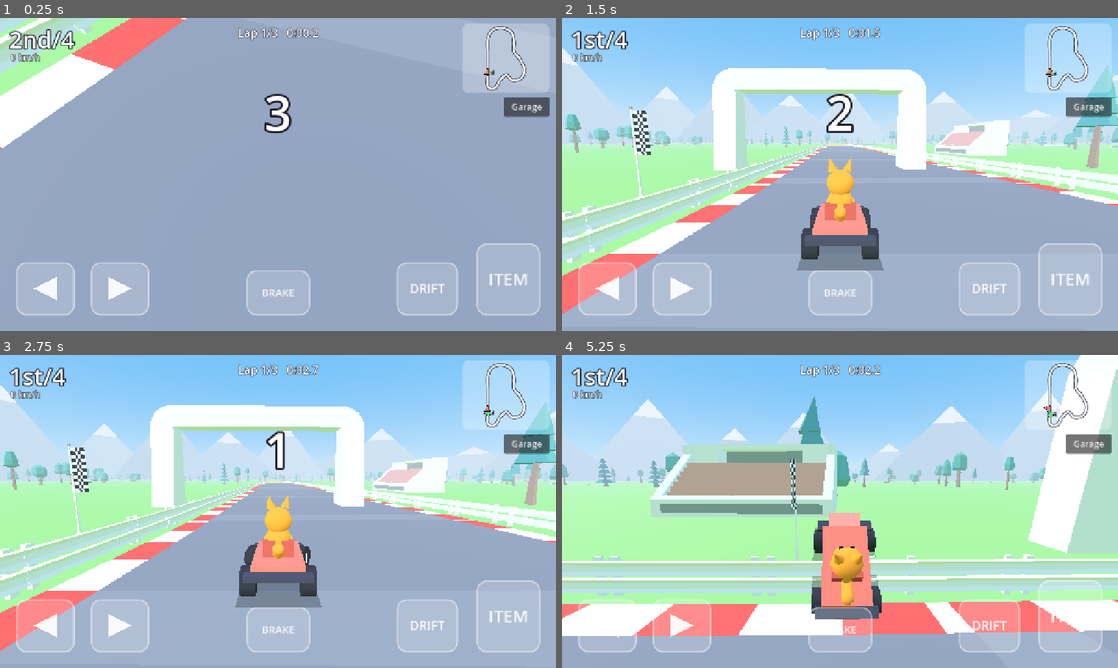
Above: before the commit, frames 1-4 (two rows, left to right).
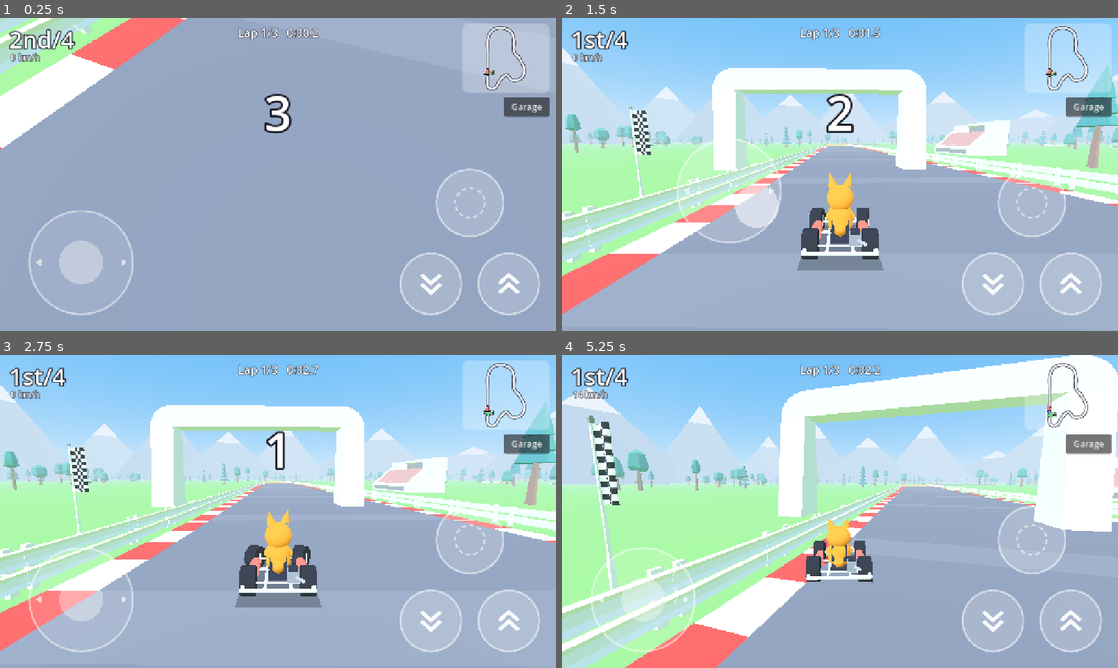
Above: after the commit, the same moments.

Repository: lukechn99/games
Game: Godot game, scene res://scenes/main.tscn
Same seed, same stepped clock (60 frames per second), same inputs: the game is played once before the commit and once after it.
Inputs (mouse positions are in pixels of both pictures, inside the frame that each line leads up to):
- Up to frame 1 (0.25 s): no input
- Up to frame 2 (1.5 s): tap Enter at 0.5 s; move the mouse to (962, 158) at 0.52 s; hold D (steer_right) 0.53-1.25 s; hold Shift (drift) 0.53-1.25 s; click (962, 158) at 0.67 s; tap Space at 0.77 s; tap W (gas) at 0.8 s; drag from (728, 190) to (812, 237) at 1.27 s
- Up to frame 3 (2.75 s): move the mouse to (333, 442) at 2.02 s; hold D (steer_right) from 2.03 s (still down); hold Shift (drift) from 2.03 s (still down); tap E (item) at 2.1 s
- Up to frame 4 (5.25 s): release D (steer_right) at 2.75 s; release Shift (drift) at 2.75 s; drag from (812, 574) to (673, 464) at 2.77 s; move the mouse to (1006, 558) at 3.52 s; hold A (steer_left) 3.53-4.25 s; hold W (gas) 3.53-4.25 s; tap Space at 3.77 s; tap E (item) at 3.8 s; drag from (673, 464) to (756, 433) at 4.27 s; move the mouse to (867, 511) at 5.02 s; hold S (brake) from 5.03 s (still down); hold W (gas) from 5.03 s (still down); tap Enter at 5.1 s; click (867, 511) at 5.17 s

The runs differ from the first frame. In frame 1, 3.5% of the frame differs, in the area x 2-98%, y 48-96%; in frame 2, 5.8%; in frame 3, 4.9%; in frame 4, 60%, in the area x 0-100%, y 0-100%.

Commit message:
Kart racer: tube-frame go-karts, joystick + gas/brake touch controls
- Karts rebuilt as go-karts: metal tube rails and bumpers, nose fairing,
  side pods, engine and exhaust; four distinct chassis styles.
- Phone controls: floating joystick (left, hidden when tilting), equal
  gas and brake buttons with chevron icons, ability button above.
- No drift button: hold brake while steering at speed to drift; release
  fires the boost. Auto gas now off by default.
- ?showroom view to review every chassis side by side.

Co-Authored-By: Claude Opus 5.5 <noreply@anthropic.com>
Claude-Session: https://claude.ai/code/session_01KfLUHNsrhXFzoqocSTpJTD

Diff:
--- a/racing/scripts/input/controls.gd
+++ b/racing/scripts/input/controls.gd
@@ -9,13 +9,13 @@
 const TILT_FULL_LOCK := 30.0  # degrees for full steering
 
 var scheme := Scheme.AUTO
-var auto_gas := true          # on by default for touch and tilt
+var auto_gas := false         # optional assist; phones have a gas button
 var tilt_full_lock := TILT_FULL_LOCK
 var tilt_trim := 0.0          # degrees, for people who hold their phone slightly tilted
 var shake_level := 1.0        # 1 full, 0.5 gentle, 0 off
 
 ## Touch buttons write here (see touch_controls.gd).
-var touch := {"left": false, "right": false, "brake": false, "drift": false, "gas": false, "item": false}
+var touch := {"steer": 0.0, "brake": false, "gas": false, "item": false}
 
 var _tilt_smoothed := 0.0
 
@@ -62,11 +62,7 @@
 
 ## The current controls for the player's kart.
 func read(delta: float) -> Dictionary:
-	var steer := Input.get_axis("steer_left", "steer_right")
-	if touch["left"]:
-		steer -= 1.0
-	if touch["right"]:
-		steer += 1.0
+	var steer := Input.get_axis("steer_left", "steer_right") + float(touch["steer"])
 	if scheme == Scheme.TILT:
 		var tilt := tilt_steer(delta)
 		if absf(tilt) > absf(steer):
@@ -83,7 +79,7 @@
 		"steer": clampf(steer, -1.0, 1.0),
 		"throttle": gas,
 		"brake": brake,
-		"drift": Input.is_action_pressed("drift") or touch["drift"],
+		"drift": Input.is_action_pressed("drift"),
 		"item": Input.is_action_just_pressed("item") or touch["item"],
 	}
 
--- a/racing/scripts/input/player_driver.gd
+++ b/racing/scripts/input/player_driver.gd
@@ -13,6 +13,13 @@
 
 func _physics_process(delta: float) -> void:
 	var c := Controls.read(delta)
+	# No drift button on phones: holding brake while steering at speed starts
+	# a drift (and keeps it going), and letting go fires the boost.
+	var steering := absf(float(c["steer"])) > 0.35
+	if float(c["brake"]) > 0.5 and (kart.drifting or (steering and kart.speed > Kart.DRIFT_MIN_SPEED)):
+		c["drift"] = true
+		c["brake"] = 0.0
+		c["throttle"] = 1.0
 	if locked:
 		c["throttle"] = 0.0
 		c["drift"] = false
--- a/racing/scripts/kart/kart_visual.gd
+++ b/racing/scripts/kart/kart_visual.gd
@@ -103,23 +103,22 @@
 	var color: Color = ch["color"]
 	var body_y := size.y * 0.5 + 0.05
 
-	# Chassis: a rounded tub, a nose, a seat and a steering wheel.
-	_mesh(_box(Vector3(size.x * 0.82, size.y * 0.55, size.z * 0.9)), color, self, Vector3(0, body_y, 0))
-	_mesh(_box(Vector3(size.x * 0.6, size.y * 0.35, size.z * 0.25)), color.lightened(0.15), self, Vector3(0, body_y + 0.02, -size.z * 0.52))
-	_mesh(_box(Vector3(size.x * 1.02, 0.12, 0.25)), Color(0.2, 0.2, 0.24), self, Vector3(0, body_y - 0.05, -size.z * 0.5))  # front bumper
-	_mesh(_box(Vector3(size.x * 1.02, 0.12, 0.25)), Color(0.2, 0.2, 0.24), self, Vector3(0, body_y - 0.05, size.z * 0.5))   # rear bumper
-	_mesh(_box(Vector3(size.x * 0.5, 0.35, 0.12)), color.darkened(0.25), self, Vector3(0, body_y + 0.32, size.z * 0.18))   # seat back
+	# Chassis: a go-kart built from metal tubes with aerodynamic bodywork
+	# (nose fairing, side pods, rear bumper). Every piece is placed from the
+	# chassis's own wheel mounts, so wheels and driver always line up (5.5).
+	var seat := _build_frame(kart.chassis_id, color)
 	var column := Node3D.new()
-	column.position = Vector3(0, body_y + 0.3, -size.z * 0.12)
-	column.rotation.x = deg_to_rad(-55)
+	column.position = seat["wheel_at"]
+	column.rotation.x = deg_to_rad(-60)
 	add_child(column)
 	var wheel_mesh := TorusMesh.new()
-	wheel_mesh.inner_radius = 0.11
-	wheel_mesh.outer_radius = 0.15
+	wheel_mesh.inner_radius = 0.1
+	wheel_mesh.outer_radius = 0.14
 	wheel_mesh.rings = 12
 	wheel_mesh.ring_segments = 6
 	_wheel_ring = _mesh(wheel_mesh, Color(0.15, 0.15, 0.18), column)
-	# Item rack at the back (design doc 6.1 option B): empty for now.
+	_mesh(_box(Vector3(0.12, 0.03, 0.06)), Color(0.15, 0.15, 0.18), _wheel_ring)
+	body_y = seat["y"]
 
 	# Boost flame and drift sparks, hidden until needed.
 	_boost_flame = _mesh(_cone(0.18, 0.6), Color(1.0, 0.6, 0.15), self, Vector3(0, body_y, size.z * 0.6), Vector3.ONE, Vector3(-PI / 2, 0, 0))
@@ -153,7 +152,126 @@
 				_mesh(_box(Vector3(width * 1.05, 0.06, 0.08)), tire_color.lightened(0.25), spin, Vector3(0, cos(a) * r, sin(a) * r), Vector3.ONE, Vector3(a, 0, 0))
 		_wheels.append(pivot)
 
-	_build_driver(body_y + 0.12, size)
+	_build_driver(body_y, size, seat["z"])
+
+
+const METAL := Color(0.78, 0.8, 0.84)
+const DARK := Color(0.16, 0.16, 0.2)
+
+
+## A metal tube from a to b.
+func _tube(a: Vector3, b: Vector3, r: float, c := METAL, parent: Node3D = self) -> MeshInstance3D:
+	var d := b - a
+	var cyl := CylinderMesh.new()
+	cyl.top_radius = r
+	cyl.bottom_radius = r
+	cyl.height = d.length()
+	cyl.radial_segments = 8
+	cyl.rings = 1
+	var mi := _mesh(cyl, c, parent, (a + b) * 0.5)
+	mi.basis = Basis(Quaternion(Vector3.UP, d.normalized()))
+	return mi
+
+
+## A tube bent through several points (bumpers, nerf bars, roll hoops).
+func _bent(points: Array, r: float, c := METAL) -> void:
+	for i in points.size() - 1:
+		_tube(points[i], points[i + 1], r, c)
+		if i > 0:
+			_mesh(_sphere(r, 4, 6), c, self, points[i])
+
+
+## A smooth tapered shell along -Z: `front` and `back` radii, squashed to `w` by `h`.
+func _fairing(center: Vector3, length: float, front: float, back: float, w: float, h: float, c: Color) -> MeshInstance3D:
+	var cyl := CylinderMesh.new()
+	cyl.top_radius = front
+	cyl.bottom_radius = back
+	cyl.height = length
+	cyl.radial_segments = 14
+	cyl.rings = 2
+	var mi := _mesh(cyl, c, self, center)
+	mi.basis = Basis(Vector3.RIGHT, -PI / 2) * Basis.from_scale(Vector3(w, 1.0, h))
+	return mi
+
+
+## Builds the frame and bodywork for one chassis style. Returns where the
+## driver sits and where the steering wheel goes.
+func _build_frame(style: String, color: Color) -> Dictionary:
+	var fl := kart.wheel_mount(0)
+	var rr := kart.wheel_mount(3)
+	var tx := absf(fl.x)          # half track
+	var fz := fl.z                # front axle (negative)
+	var rz := rr.z                # rear axle
+	var y := fl.y - (Kart.SUSPENSION_TRAVEL * 0.6)  # wheel-centre height at rest
+	var low := y - 0.05           # frame rails sit just below the axles
+	var rail_x := tx * 0.42
+	var tube := 0.035
+	var paint := color
+	var accent := color.lightened(0.35)
+
+	# Main rails and cross tubes.
+	_bent([Vector3(-rail_x, low, rz + 0.1), Vector3(-rail_x, low, fz - 0.05), Vector3(-rail_x * 0.55, low, fz - 0.3)], tube)
+	_bent([Vector3(rail_x, low, rz + 0.1), Vector3(rail_x, low, fz - 0.05), Vector3(rail_x * 0.55, low, fz - 0.3)], tube)
+	_tube(Vector3(-rail_x * 0.55, low, fz - 0.3), Vector3(rail_x * 0.55, low, fz - 0.3), tube)
+	for z in [fz, (fz + rz) * 0.5, rz]:
+		_tube(Vector3(-tx + 0.1, low, z), Vector3(tx - 0.1, low, z), tube * 0.9)   # axle carriers
+	# Floor tray.
+	_mesh(_box(Vector3(rail_x * 2.0, 0.02, (rz - fz) * 0.8)), DARK, self, Vector3(0, low - 0.02, (fz + rz) * 0.5))
+	# Rear bumper bar wrapping behind the rear wheels.
+	var by := low + 0.06
+	_bent([Vector3(-tx - 0.08, by, rz - 0.05), Vector3(-tx - 0.08, by, rz + 0.45), Vector3(tx + 0.08, by, rz + 0.45), Vector3(tx + 0.08, by, rz - 0.05)], tube * 1.2)
+	_tube(Vector3(-rail_x, low, rz + 0.1), Vector3(-rail_x, by, rz + 0.45), tube)
+	_tube(Vector3(rail_x, low, rz + 0.1), Vector3(rail_x, by, rz + 0.45), tube)
+	# Front bumper loop under the nose.
+	_bent([Vector3(-tx * 0.7, low + 0.02, fz - 0.15), Vector3(-tx * 0.45, low + 0.02, fz - 0.55), Vector3(tx * 0.45, low + 0.02, fz - 0.55), Vector3(tx * 0.7, low + 0.02, fz - 0.15)], tube)
+
+	# Bodywork, aerodynamic shells in the chassis colour.
+	var nose_len := 0.55
+	var pod_len := (rz - fz) * 0.62
+	match style:
+		"soapbox":
+			# A rounded egg-shaped shell over a light frame.
+			var shell := _mesh(_sphere(0.5, 8, 14), paint, self, Vector3(0, low + 0.16, (fz + rz) * 0.5 - 0.15))
+			shell.scale = Vector3(rail_x * 2.4, 0.42, (rz - fz) * 0.95)
+			_mesh(_sphere(0.5, 6, 10), accent, self, Vector3(0, low + 0.16, fz - 0.15), Vector3(rail_x * 1.4, 0.32, 0.5))
+		"hauler":
+			# Chunky: wide boxy pods, double bumpers and a roll hoop.
+			_fairing(Vector3(0, low + 0.12, fz - 0.25), nose_len, 0.22, 0.3, 1.5, 0.55, paint)
+			for side in [-1.0, 1.0]:
+				_fairing(Vector3(side * (tx - 0.02), low + 0.1, (fz + rz) * 0.5), pod_len, 0.16, 0.16, 1.2, 0.8, paint)
+			_bent([Vector3(-tx - 0.12, by + 0.12, rz + 0.5), Vector3(tx + 0.12, by + 0.12, rz + 0.5)], tube * 1.4, DARK)
+			var hoop_z := rz - 0.2
+			_bent([Vector3(-rail_x, low, hoop_z), Vector3(-rail_x * 0.9, low + 0.85, hoop_z + 0.05), Vector3(rail_x * 0.9, low + 0.85, hoop_z + 0.05), Vector3(rail_x, low, hoop_z)], tube * 1.3)
+		"racer":
+			# Long, low and pointy, with a rear wing.
+			_fairing(Vector3(0, low + 0.09, fz - 0.35), nose_len + 0.35, 0.05, 0.26, 1.3, 0.45, paint)
+			for side in [-1.0, 1.0]:
+				_fairing(Vector3(side * (tx - 0.08), low + 0.06, (fz + rz) * 0.5 + 0.05), pod_len, 0.07, 0.15, 1.0, 0.55, paint)
+				_tube(Vector3(side * rail_x * 0.8, low, rz + 0.25), Vector3(side * rail_x * 0.8, low + 0.6, rz + 0.35), tube)
+			_mesh(_box(Vector3(tx * 2.0, 0.04, 0.32)), accent, self, Vector3(0, low + 0.62, rz + 0.38))
+		_:
+			# Classic sprint kart: nose cone, side pods, number plate.
+			_fairing(Vector3(0, low + 0.1, fz - 0.3), nose_len, 0.1, 0.28, 1.35, 0.5, paint)
+			for side in [-1.0, 1.0]:
+				_fairing(Vector3(side * (tx - 0.05), low + 0.08, (fz + rz) * 0.5), pod_len, 0.09, 0.14, 1.1, 0.7, paint)
+	# Number plate on the nose.
+	var plate := _mesh(_sphere(0.11, 4, 10), Color(0.97, 0.97, 0.97), self, Vector3(0, low + 0.28, fz - 0.05), Vector3(1.0, 1.0, 0.25))
+	plate.rotation.x = deg_to_rad(-25)
+
+	# Engine and exhaust at the back (not on the soapbox: it's gravity powered).
+	if style != "soapbox":
+		_mesh(_box(Vector3(0.24, 0.22, 0.28)), Color(0.45, 0.47, 0.52), self, Vector3(rail_x + 0.05, low + 0.15, rz - 0.05))
+		_mesh(_box(Vector3(0.2, 0.06, 0.24)), DARK, self, Vector3(rail_x + 0.05, low + 0.28, rz - 0.05))
+		_bent([Vector3(rail_x + 0.12, low + 0.15, rz + 0.1), Vector3(rail_x + 0.2, low + 0.2, rz + 0.35), Vector3(rail_x + 0.2, low + 0.26, rz + 0.5)], 0.035, Color(0.6, 0.6, 0.64))
+
+	# Bucket seat and the steering column.
+	var seat_z := (fz + rz) * 0.5 + (rz - fz) * 0.12
+	var seat_y := low + 0.08
+	_mesh(_sphere(0.24, 6, 10), DARK, self, Vector3(0, seat_y + 0.08, seat_z + 0.05), Vector3(1.0, 0.55, 1.0))
+	_mesh(_box(Vector3(0.38, 0.42, 0.06)), DARK, self, Vector3(0, seat_y + 0.25, seat_z + 0.2), Vector3.ONE, Vector3(deg_to_rad(-15), 0, 0))
+	var wheel_at := Vector3(0, seat_y + 0.45, seat_z - 0.42)
+	_tube(Vector3(0, low, fz + 0.05), wheel_at, 0.02, DARK)
+	return {"y": seat_y, "z": seat_z, "wheel_at": wheel_at}
 
 
 func _glow(c: Color) -> StandardMaterial3D:
@@ -167,13 +285,13 @@
 
 
 ## The shared base body: a soft bean with a big head, stubby arms and legs.
-func _build_driver(seat_y: float, size: Vector3) -> void:
+func _build_driver(seat_y: float, size: Vector3, seat_z: float) -> void:
 	var d := kart.driver
 	var body_c: Color = d["body"]
 	var belly_c: Color = d["belly"]
 	var s: float = Parts.WEIGHT_SCALE[d["weight"]]
 	_driver = Node3D.new()
-	_driver.position = Vector3(0, seat_y, size.z * 0.08)
+	_driver.position = Vector3(0, seat_y, seat_z)
 	_driver.scale = Vector3.ONE * s
 	add_child(_driver)
 
--- a/racing/scripts/main.gd
+++ b/racing/scripts/main.gd
@@ -47,6 +47,40 @@
 	camera.follow(player_kart)
 	hud.minimap.setup(track, karts, player_kart)
 	start_race()
+	var q := str(JavaScriptBridge.eval("location.search", true)) if OS.has_feature("web") else ""
+	if q.contains("showroom"):
+		_showroom(q)
+
+
+## ?showroom: every chassis side by side, parked, for reviewing the models.
+## Add &tires=knobby or &driver=deer to swap those on all of them.
+func _showroom(q: String) -> void:
+	var tires := "slicks"
+	var driver := "fox"
+	for t in Parts.TIRES:
+		if q.contains("tires=" + t):
+			tires = t
+	for d in Parts.DRIVERS:
+		if q.contains("driver=" + d):
+			driver = d
+	set_process(false)
+	hud.visible = false
+	for c in get_children():
+		if c is BotDriver or c is PlayerDriver:
+			c.queue_free()
+	var ids := Parts.CHASSIS.keys()
+	var base := track.transform_at(60.0)
+	for i in karts.size():
+		var k := karts[i]
+		k.configure(ids[i % ids.size()], tires, driver)
+		(k.get_meta("visual") as KartVisual).rebuild()
+		k.freeze = true
+		k.global_transform = Transform3D(base.basis.rotated(Vector3.UP, 0.6), base.origin + base.basis.x * (float(i) - 1.5) * 3.2 + Vector3.UP * 0.32)
+		k.input = {"steer": 0.0, "throttle": 0.0, "brake": 0.0, "drift": false}
+	camera.set_process(false)
+	camera.global_position = base.origin - base.basis.z * 6.5 + base.basis.x * 1.5 + Vector3.UP * 2.6
+	camera.look_at(base.origin + Vector3.UP * 0.4, Vector3.UP)
+	camera.fov = 52.0
 
 
 func _build_world() -> void:
--- a/racing/scripts/ui/hud.gd
+++ b/racing/scripts/ui/hud.gd
@@ -136,7 +136,7 @@
 	shake.pressed.connect(func():
 		Controls.shake_level = 0.5 if Controls.shake_level == 1.0 else (0.0 if Controls.shake_level == 0.5 else 1.0)
 		shake.text = "Shake: " + {1.0: "full", 0.5: "gentle", 0.0: "off"}[Controls.shake_level])
-	var gas := _button(row2, "Auto gas: on")
+	var gas := _button(row2, "Auto gas: off")
 	gas.pressed.connect(func():
 		Controls.auto_gas = not Controls.auto_gas
 		gas.text = "Auto gas: " + ("on" if Controls.auto_gas else "off")
--- a/racing/scripts/ui/touch_controls.gd
+++ b/racing/scripts/ui/touch_controls.gd
@@ -1,17 +1,25 @@
 class_name TouchControls
 extends Control
-## On-screen buttons for phones (design doc 10.3): brake bottom-left (plus
-## left/right when steering by touch), drift and item bottom-right. Handles
-## several fingers at once and writes straight into Controls.touch.
+## On-screen controls for phones (design doc 10.3):
+## - Left: a joystick for steering (hidden when steering by tilt). It appears
+##   wherever your thumb lands in the left part of the screen.
+## - Right: two equal buttons, brake and gas, with icons instead of words.
+## - Above them: the ability button, showing the held item's icon.
+## Handles several fingers at once and writes into Controls.touch.
 
-var buttons := {}        # name -> Rect2, laid out in _layout()
-var _fingers := {}       # touch index -> button name
-var held_item := ""      # shown on the item button
+var buttons := {}            # "brake" | "gas" | "item" -> Rect2
+var held_item := ""          # item id, drawn as an icon
 var drift_stage := 0
+var _fingers := {}           # touch index -> button name or "stick"
+var _stick_finger := -1
+var _stick_base := Vector2.ZERO
+var _stick_knob := Vector2.ZERO
+var _stick_home := Vector2.ZERO
+var _stick_radius := 80.0
+var _u := 90.0
 
 
 func _ready() -> void:
-	set_anchors_preset(Control.PRESET_FULL_RECT)
 	mouse_filter = Control.MOUSE_FILTER_IGNORE
 	resized.connect(_layout)
 	_layout()
@@ -19,22 +27,28 @@
 
 func _layout() -> void:
 	var s := size
-	var u := clampf(minf(s.x, s.y) * 0.17, 64.0, 130.0)   # button size, at least 64 px
-	var pad := u * 0.3
-	var bottom := s.y - pad - u
+	_u = clampf(minf(s.x, s.y) * 0.2, 64.0, 140.0)   # button size, at least 64 px
+	var pad := _u * 0.28
+	var bottom := s.y - pad - _u
 	buttons.clear()
-	var touch_steer := Controls.scheme != Controls.Scheme.TILT
-	if touch_steer:
-		buttons["left"] = Rect2(pad, bottom, u * 1.1, u)
-		buttons["right"] = Rect2(pad * 2.0 + u * 1.1, bottom, u * 1.1, u)
-		buttons["brake"] = Rect2(s.x * 0.5 - u * 0.6, bottom + u * 0.15, u * 1.2, u * 0.85)
-	else:
-		buttons["brake"] = Rect2(pad, bottom, u * 1.3, u)
-	buttons["item"] = Rect2(s.x - pad - u * 1.2, bottom - u * 0.35, u * 1.2, u * 1.35)
-	buttons["drift"] = Rect2(s.x - pad * 2.0 - u * 2.4, bottom, u * 1.15, u)
-	if not Controls.uses_auto_gas():
-		buttons["gas"] = Rect2(s.x - pad - u * 1.2, bottom - u * 1.6, u * 1.2, u)
+	buttons["gas"] = Rect2(s.x - pad - _u, bottom, _u, _u)
+	buttons["brake"] = Rect2(s.x - pad * 2.0 - _u * 2.0, bottom, _u, _u)
+	var mid: float = ((buttons["gas"] as Rect2).get_center().x + (buttons["brake"] as Rect2).get_center().x) * 0.5
+	buttons["item"] = Rect2(mid - _u * 0.55, bottom - pad - _u * 1.1, _u * 1.1, _u * 1.1)
+	_stick_radius = _u * 0.85
+	_stick_home = Vector2(pad + _stick_radius + _u * 0.2, s.y - pad - _stick_radius)
+	if _stick_finger < 0:
+		_stick_base = _stick_home
+		_stick_knob = _stick_home
 	queue_redraw()
+
+
+func _stick_enabled() -> bool:
+	return Controls.scheme != Controls.Scheme.TILT
+
+
+func _in_stick_zone(p: Vector2) -> bool:
+	return p.x < size.x * 0.45 and p.y > size.y * 0.3
 
 
 func _input(event: InputEvent) -> void:
@@ -47,61 +61,108 @@
 			if b != "":
 				_fingers[t.index] = b
 				get_viewport().set_input_as_handled()
+			elif _stick_enabled() and _stick_finger < 0 and _in_stick_zone(t.position):
+				_stick_finger = t.index
+				_stick_base = t.position
+				_stick_knob = t.position
+				_fingers[t.index] = "stick"
+				get_viewport().set_input_as_handled()
 		else:
+			if t.index == _stick_finger:
+				_stick_finger = -1
+				_stick_base = _stick_home
+				_stick_knob = _stick_home
 			_fingers.erase(t.index)
 		_sync()
 	elif event is InputEventScreenDrag:
 		var d := event as InputEventScreenDrag
-		if _fingers.has(d.index):
-			var b := _button_at(d.position)
-			# Sliding between left and right works without lifting.
-			if b != "" and b != _fingers[d.index] and (b == "left" or b == "right"):
-				_fingers[d.index] = b
-				_sync()
+		if d.index == _stick_finger:
+			var off := d.position - _stick_base
+			if off.length() > _stick_radius:
+				# Let the base follow a thumb that drifts too far.
+				_stick_base += off.normalized() * (off.length() - _stick_radius)
+				off = off.normalized() * _stick_radius
+			_stick_knob = _stick_base + off
+			_sync()
 
 
 func _button_at(p: Vector2) -> String:
 	for name in buttons:
-		if (buttons[name] as Rect2).grow(12.0).has_point(p):
+		if (buttons[name] as Rect2).grow(14.0).has_point(p):
 			return name
 	return ""
 
 
 func _sync() -> void:
-	for k in Controls.touch:
+	for k in ["brake", "gas", "item"]:
 		Controls.touch[k] = false
 	for i in _fingers:
-		Controls.touch[_fingers[i]] = true
+		if _fingers[i] != "stick":
+			Controls.touch[_fingers[i]] = true
+	var x := (_stick_knob.x - _stick_base.x) / _stick_radius
+	Controls.touch["steer"] = 0.0 if absf(x) < 0.12 else clampf((absf(x) - 0.12) / 0.88, 0.0, 1.0) * signf(x)
 	queue_redraw()
 
 
 func _draw() -> void:
-	var font := get_theme_default_font()
-	var labels := {"left": "◀", "right": "▶", "brake": "BRAKE", "drift": "DRIFT", "item": "ITEM", "gas": "GAS"}
+	var white := Color(1, 1, 1, 0.92)
+	if _stick_enabled():
+		var active := _stick_finger >= 0
+		draw_circle(_stick_base, _stick_radius, Color(1, 1, 1, 0.16 if active else 0.1))
+		draw_arc(_stick_base, _stick_radius, 0, TAU, 48, Color(1, 1, 1, 0.5), 3.0, true)
+		draw_circle(_stick_knob, _u * 0.36, Color(1, 1, 1, 0.55 if active else 0.35))
+		# Little left/right hints on the ring.
+		for side in [-1.0, 1.0]:
+			var tip := _stick_base + Vector2(side * (_stick_radius - 14.0), 0)
+			_triangle(tip, Vector2(side, 0), 9.0, Color(1, 1, 1, 0.6))
 	for name in buttons:
 		var r: Rect2 = buttons[name]
 		var down: bool = Controls.touch.get(name, false)
-		var fill := Color(1, 1, 1, 0.38 if down else 0.18)
-		if name == "drift" and drift_stage > 0:
-			fill = [Color(1, 1, 1, 0.3), Color(0.4, 0.75, 1.0, 0.45), Color(1.0, 0.6, 0.2, 0.5), Color(0.85, 0.4, 1.0, 0.55)][drift_stage]
-		draw_style_box(_box(fill), r)
-		if name == "left" or name == "right":
-			var c := r.get_center()
-			var w := r.size.y * 0.22 * (-1.0 if name == "left" else 1.0)
-			draw_colored_polygon(PackedVector2Array([c + Vector2(w, 0), c + Vector2(-w, -absf(w)), c + Vector2(-w, absf(w))]), Color(1, 1, 1, 0.92))
-			continue
-		var text: String = labels[name]
-		if name == "item" and held_item != "":
-			text = held_item
-		var fs := int(r.size.y * (0.42 if text.length() <= 1 else 0.24))
-		var ts := font.get_string_size(text, HORIZONTAL_ALIGNMENT_CENTER, -1, fs)
-		draw_string(font, r.get_center() + Vector2(-ts.x * 0.5, fs * 0.35), text, HORIZONTAL_ALIGNMENT_LEFT, -1, fs, Color(1, 1, 1, 0.92))
+		var fill := Color(1, 1, 1, 0.4 if down else 0.18)
+		if name == "brake" and drift_stage > 0:
+			fill = [Color(1, 1, 1, 0.3), Color(0.4, 0.75, 1.0, 0.5), Color(1.0, 0.6, 0.2, 0.55), Color(0.85, 0.4, 1.0, 0.6)][drift_stage]
+		var c := r.get_center()
+		var radius := r.size.x * 0.5
+		draw_circle(c, radius, fill)
+		draw_arc(c, radius, 0, TAU, 48, Color(1, 1, 1, 0.55), 3.0, true)
+		var k := radius * 0.28
+		match name:
+			"gas":     # two chevrons pointing up: go
+				_chevron(c + Vector2(0, -k * 0.55), -1.0, k, white)
+				_chevron(c + Vector2(0, k * 0.55), -1.0, k, white)
+			"brake":   # two chevrons pointing down: slow down
+				_chevron(c + Vector2(0, -k * 0.55), 1.0, k, white)
+				_chevron(c + Vector2(0, k * 0.55), 1.0, k, white)
+			"item":
+				_item_icon(c, radius * 0.55, held_item)
 
 
-func _box(fill: Color) -> StyleBoxFlat:
-	var sb := StyleBoxFlat.new()
-	sb.bg_color = fill
-	sb.border_color = Color(1, 1, 1, 0.55)
-	sb.set_border_width_all(3)
-	sb.set_corner_radius_all(22)
-	return sb
+func _triangle(tip: Vector2, dir: Vector2, s: float, col: Color) -> void:
+	var side := Vector2(-dir.y, dir.x)
+	draw_colored_polygon(PackedVector2Array([tip, tip - dir * s * 1.4 + side * s, tip - dir * s * 1.4 - side * s]), col)
+
+
+## A "^" (dir -1) or "v" (dir 1) chevron.
+func _chevron(c: Vector2, dir: float, k: float, col: Color) -> void:
+	var w := k * 1.1
+	draw_polyline(PackedVector2Array([c + Vector2(-w, -dir * k * 0.5), c + Vector2(0, dir * k * 0.5), c + Vector2(w, -dir * k * 0.5)]), col, k * 0.38, true)
+
+
+## Icons for abilities (design doc 6). Empty: a dashed ring, waiting for a crate.
+func _item_icon(c: Vector2, s: float, item: String) -> void:
+	match item:
+		"honey":
+			draw_circle(c + Vector2(0, s * 0.15), s * 0.75, Color(1.0, 0.72, 0.15))
+			draw_rect(Rect2(c + Vector2(-s * 0.5, -s * 0.85), Vector2(s, s * 0.35)), Color(0.85, 0.55, 0.2))
+			draw_circle(c + Vector2(s * 0.25, s * 0.05), s * 0.15, Color(1, 0.9, 0.6))
+		"tumbleweed":
+			for i in 7:
+				var a := TAU * i / 7.0
+				draw_arc(c + Vector2(cos(a), sin(a)) * s * 0.25, s * 0.55, a, a + PI * 1.3, 12, Color(0.85, 0.68, 0.4), 3.0, true)
+		"snowball":
+			draw_circle(c, s * 0.8, Color(0.95, 0.97, 1.0))
+			draw_arc(c, s * 0.8, PI * 0.1, PI * 0.9, 12, Color(0.7, 0.8, 0.95), 4.0, true)
+		_:
+			for i in 12:
+				var a := TAU * i / 12.0
+				draw_arc(c, s * 0.8, a, a + TAU / 24.0, 4, Color(1, 1, 1, 0.55), 3.0, true)
Not shown, changed: docs/racing/DESIGN.md
